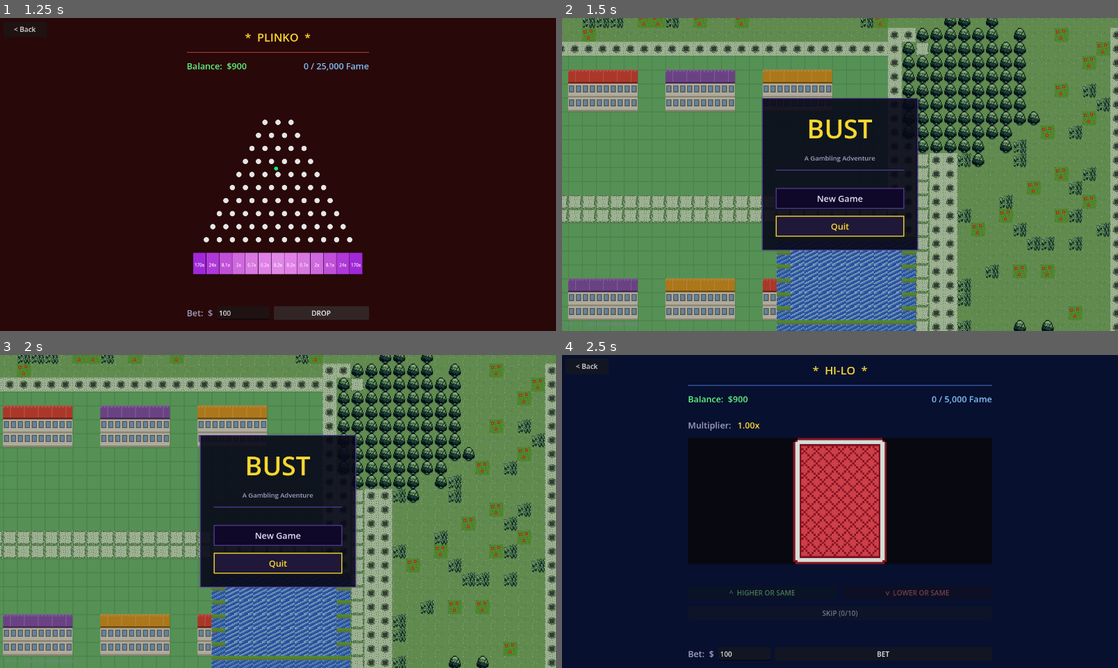
Above: before the commit, frames 1-4 (two rows, left to right).
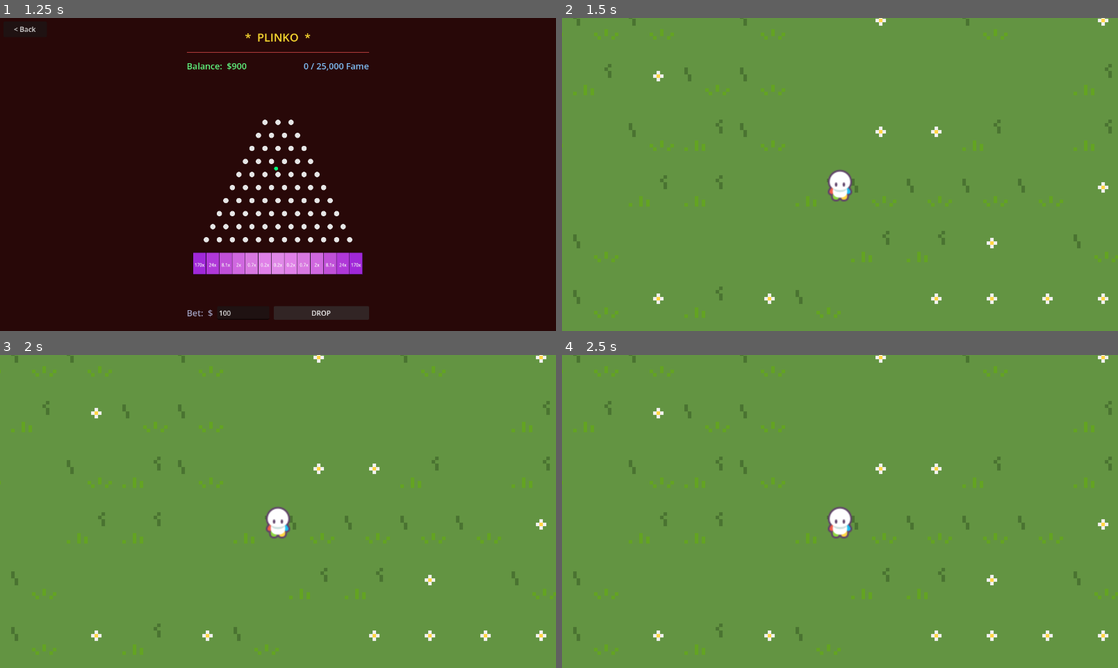
Above: after the commit, the same moments.

Repository: raulg-prog/Bust
Game: Godot game, scene res://scenes/games/plinko/Plinko.tscn
Same seed, same stepped clock (60 frames per second), same inputs: the game is played once before the commit and once after it. This scene is started directly instead of the project's main scene.
Inputs (mouse positions are in pixels of both pictures, inside the frame that each line leads up to):
- Up to frame 1 (1.25 s): click "DROP" at 0.5 s
- Up to frame 2 (1.5 s): click "< Back" at 1.25 s
- Up to frame 3 (2 s): no input
- Up to frame 4 (2.5 s): click (840, 536) at 2 s, where only the run before the commit has a clickable "New Game"

Frame 1 is identical in both runs. In frame 2, 49% of the frame differs, in the area x 0-100%, y 0-100%; in frame 3, 49%; in frame 4, 100%.

Commit message:
Wire all back buttons to Town1 and fix New Game entry point
- Wheel BackButton now returns to Town1.tscn (was unwired)
- Plinko BackButton now returns to Town1.tscn (was MainMenu)
- main_menu.gd New Game loads Town1.tscn directly (no longer temp-loading HiLo)
- CLAUDE.md updated: navigation section + Next up list

Co-Authored-By: Claude Sonnet 4.6 <noreply@anthropic.com>

Diff:
--- a/scenes/games/plinko/plinko.gd
+++ b/scenes/games/plinko/plinko.gd
@@ -29,7 +29,7 @@
 func _ready() -> void:
 	randomize()
 	drop_btn.pressed.connect(_on_drop)
-	back_btn.pressed.connect(func(): get_tree().change_scene_to_file("res://scenes/main_menu/MainMenu.tscn"))
+	back_btn.pressed.connect(func(): get_tree().change_scene_to_file("res://scenes/Towns/Town1.tscn"))
 	_update_hud()
 
 
--- a/scenes/games/wheel/Wheel.tscn
+++ b/scenes/games/wheel/Wheel.tscn
@@ -150,10 +150,11 @@
 placeholder_text = "Amount"
 
 [node name="BackButton" type="Button" parent="." unique_id=1613937980]
+unique_name_in_owner = true
 layout_mode = 0
 offset_left = 8.0
 offset_top = 8.0
 offset_right = 108.0
 offset_bottom = 44.0
 grow_horizontal = 0
-text = "← Back"
+text = "< Back"
--- a/scenes/games/wheel/wheel.gd
+++ b/scenes/games/wheel/wheel.gd
@@ -52,6 +52,7 @@
 func _ready() -> void:
 	randomize()
 	spin_btn.pressed.connect(_on_spin)
+	%BackButton.pressed.connect(func(): get_tree().change_scene_to_file("res://scenes/Towns/Town1.tscn"))
 	# Two frames: nested containers (Center→VBox→Control) need a second pass
 	# before size/position values are finalised.
 	await get_tree().process_frame
--- a/scenes/main_menu/main_menu.gd
+++ b/scenes/main_menu/main_menu.gd
@@ -10,8 +10,7 @@
 
 
 func _on_new_game() -> void:
-	# Temporary: loads HiLo until the overworld is built
-	get_tree().change_scene_to_file("res://scenes/games/hilo/HiLo.tscn")
+	get_tree().change_scene_to_file("res://scenes/Towns/Town1.tscn")
 
 
 func _on_quit() -> void:
Not shown, changed: CLAUDE.md
